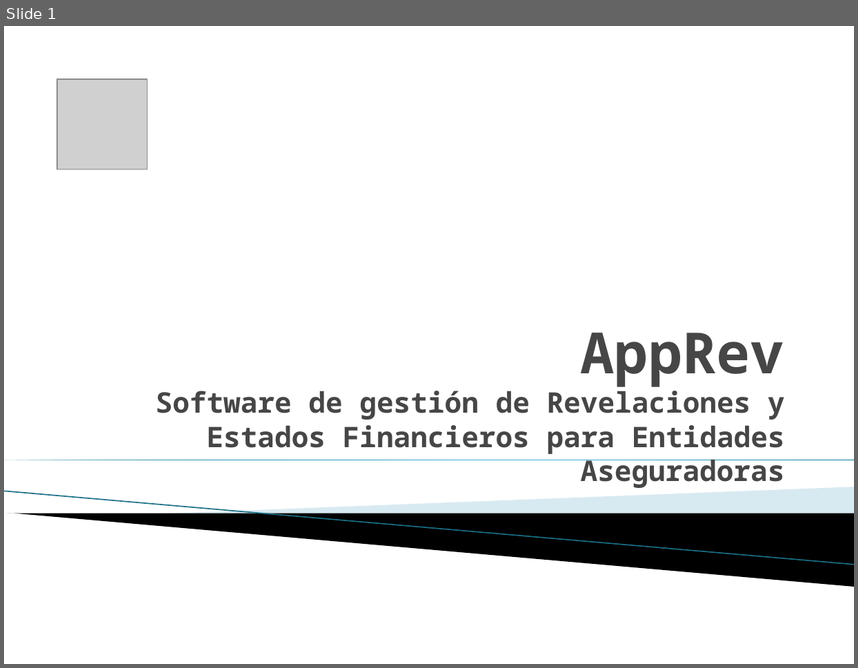
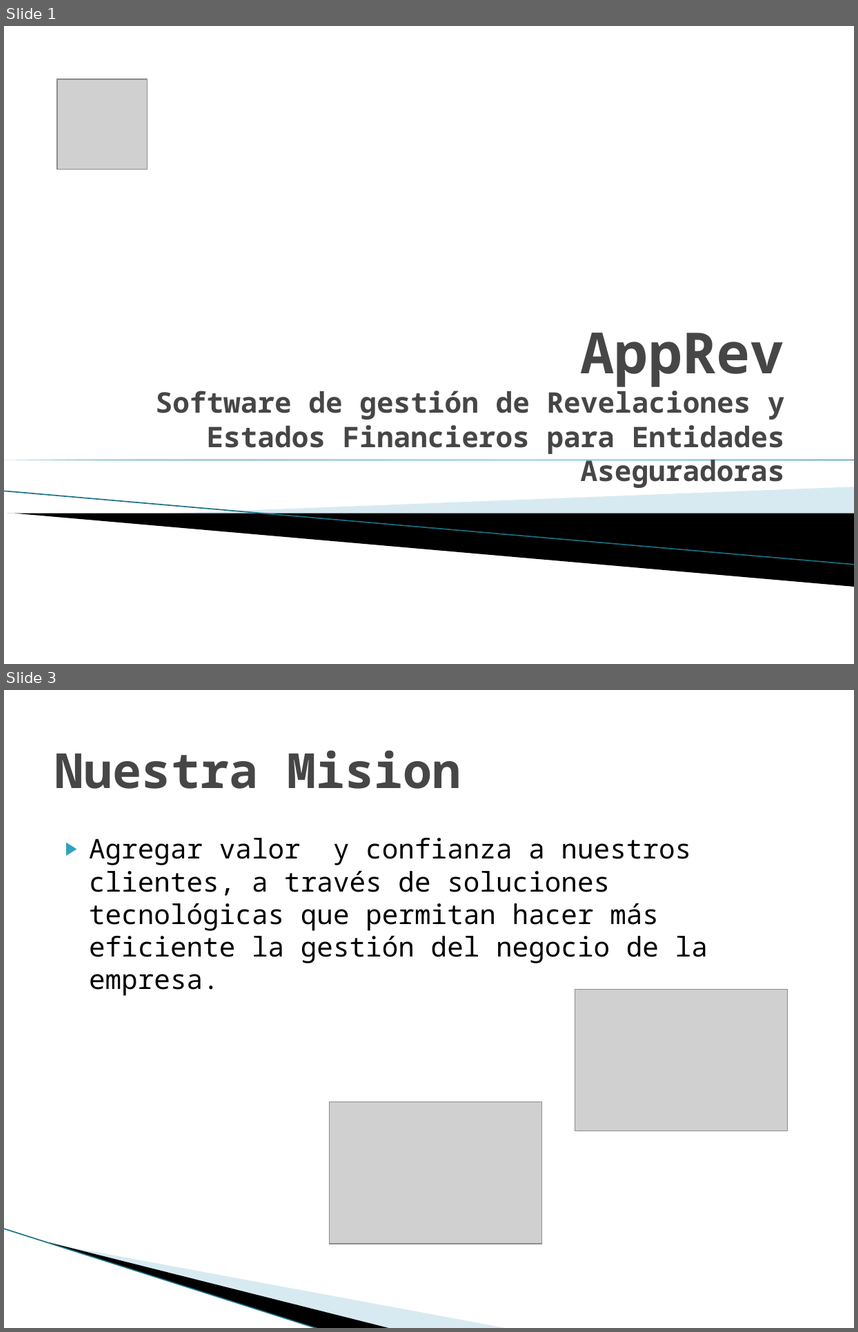
Before and after one commit to vicky1404/rev-ii, a slide deck: docs/comercial/brochure.pptx. Shown one above the other, each under a label of ours: slide 1 before the commit, slides 1 and 3 after it; the slides between them are not shown. The pictures are 858x668 and 858x1332 pixels, drawn with LibreOffice and Linux fonts; fonts in the diff are those of the drawing; grey boxes stand for pictures; background and template pictures are left out. Boxes give left, top, right and bottom in pixels: in the first picture for what was removed or moved away, otherwise in the second. Text is boxed around its words. In the diff, an @@ line names an element or a change of style, - is before the commit and + after.

```diff
--- a/docs/comercial/brochure.pptx
+++ b/docs/comercial/brochure.pptx
@@ slide 3 added at (4,690,854,1328), background #FFFFFF @@
@@ title added at (55,750,461,789), 41 pt, text #464646, bold @@
+Nuestra Mision
@@ text added at (89,838,708,996), 23 pt, text #000000 @@
+▶ Agregar valor y confianza a nuestros clientes, a través de soluciones tecnológicas que permitan hacer más eficiente la gestión del negocio de la empresa.
@@ picture added at (575,989,788,1131) @@
@@ picture added at (330,1101,542,1243) @@
@@ freeform shape added at (70,1155,424,1290), fill #A0CBDC at 40% opacity @@
@@ freeform shape added at (4,1228,352,1306), fill #000000 @@
@@ line added from (4, 1228) to (319, 1328), #97C5D8 0.95 pt @@
```
Also in this commit, not shown: 4 slides changed, 7 other slides added.
